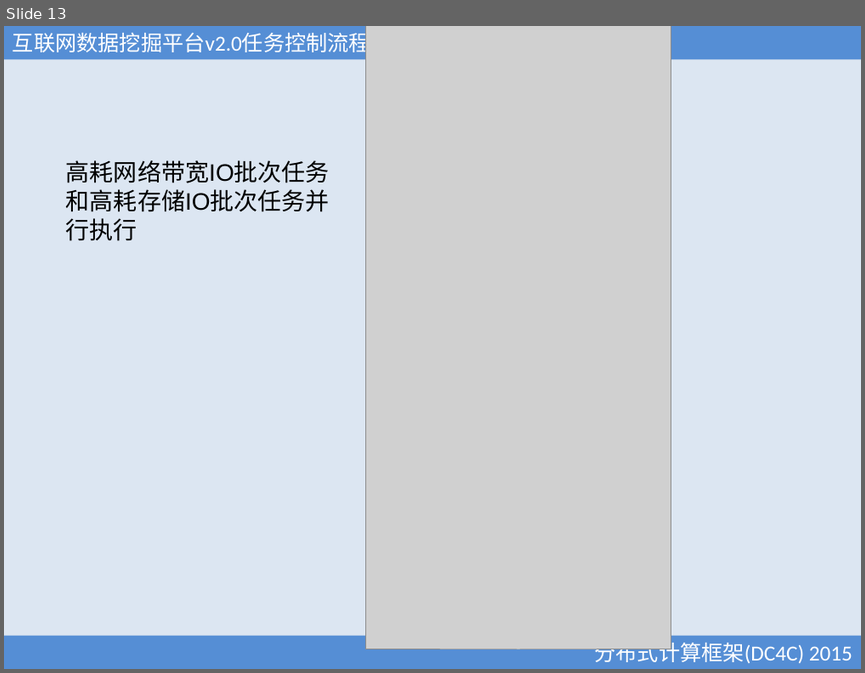
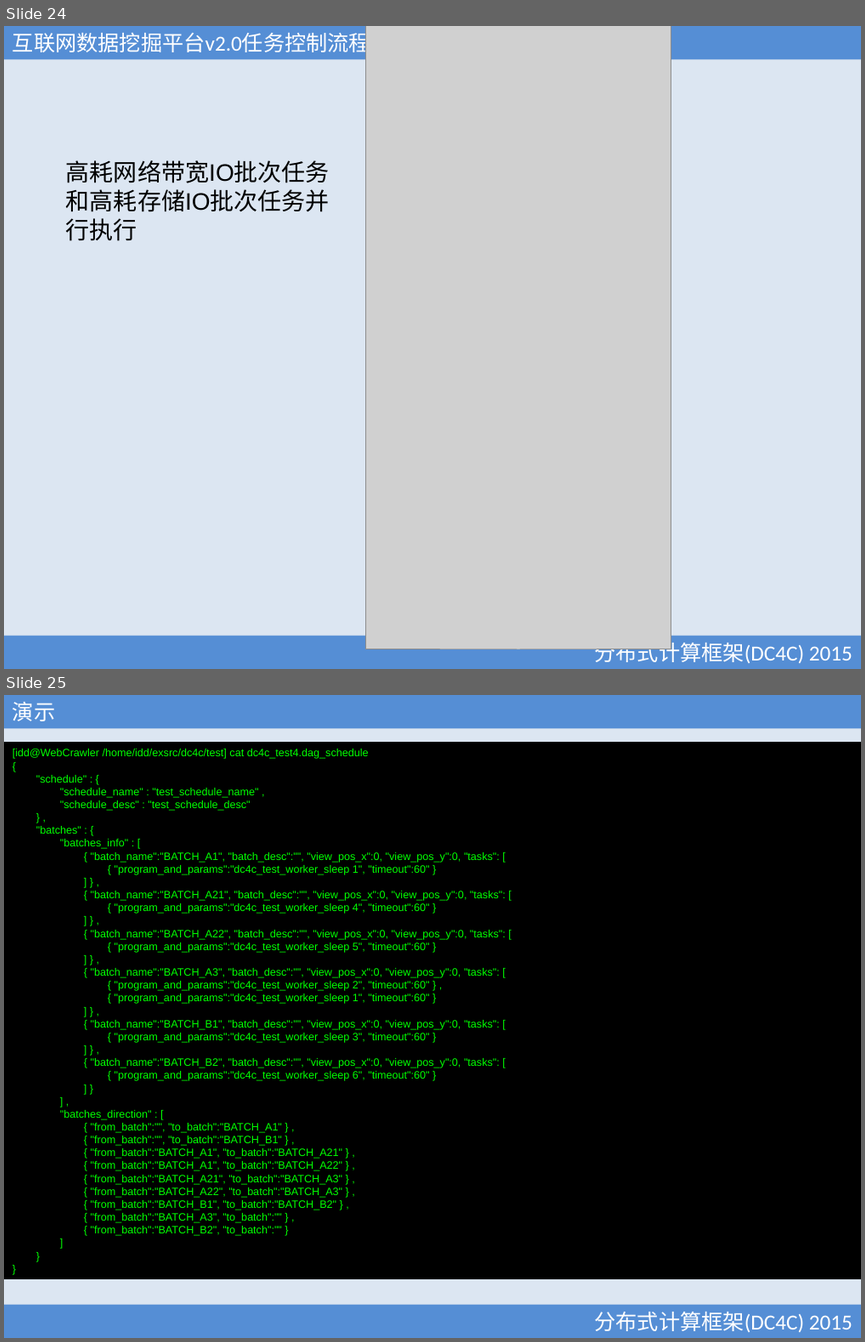
Before and after one commit to xubingyue/dc4c, a slide deck: doc/DC4C.ppt. Shown one above the other, each under a label of ours: slide 13 before the commit, slides 24 and 25 after it. The pictures are 865x673 and 865x1342 pixels, drawn with LibreOffice and Linux fonts; fonts in the diff are those of the drawing; grey boxes stand for pictures. Boxes give left, top, right and bottom in pixels: in the first picture for what was removed or moved away, otherwise in the second. Text is boxed around its words. In the diff, an @@ line names an element or a change of style, - is before the commit and + after.

```diff
--- a/doc/DC4C.ppt
+++ b/doc/DC4C.ppt
@@ slide 25 added at [4,695,861,1338], background #DCE6F2 @@
@@ rectangle added at [4,695,861,728], fill #558ED5, 18 pt, text #FFFFFF @@
+演示
@@ rectangle added at [4,742,861,1279], fill #000000, 9 pt, text #00FF00 @@
+[idd@WebCrawler /home/idd/exsrc/dc4c/test] cat dc4c_test4.dag_schedule
+{
+"schedule" : {
+"schedule_name" : "test_schedule_name" ,
+"schedule_desc" : "test_schedule_desc"
+} ,
+"batches" : {
+"batches_info" : [
+{ "batch_name":"BATCH_A1", "batch_desc":"", "view_pos_x":0, "view_pos_y":0, "tasks": [
+{ "program_and_params":"dc4c_test_worker_sleep 1", "timeout":60" }
+] } ,
+{ "batch_name":"BATCH_A21", "batch_desc":"", "view_pos_x":0, "view_pos_y":0, "tasks": [
+{ "program_and_params":"dc4c_test_worker_sleep 4", "timeout":60" }
+] } ,
+{ "batch_name":"BATCH_A22", "batch_desc":"", "view_pos_x":0, "view_pos_y":0, "tasks": [
+{ "program_and_params":"dc4c_test_worker_sleep 5", "timeout":60" }
+] } ,
+{ "batch_name":"BATCH_A3", "batch_desc":"", "view_pos_x":0, "view_pos_y":0, "tasks": [
+{ "program_and_params":"dc4c_test_worker_sleep 2", "timeout":60" } ,
+{ "program_and_params":"dc4c_test_worker_sleep 1", "timeout":60" }
+] } ,
+{ "batch_name":"BATCH_B1", "batch_desc":"", "view_pos_x":0, "view_pos_y":0, "tasks": [
+{ "program_and_params":"dc4c_test_worker_sleep 3", "timeout":60" }
+] } ,
+{ "batch_name":"BATCH_B2", "batch_desc":"", "view_pos_x":0, "view_pos_y":0, "tasks": [
+{ "program_and_params":"dc4c_test_worker_sleep 6", "timeout":60" }
+] }
+] ,
+"batches_direction" : [
+{ "from_batch":"", "to_batch":"BATCH_A1" } ,
+{ "from_batch":"", "to_batch":"BATCH_B1" } ,
+{ "from_batch":"BATCH_A1", "to_batch":"BATCH_A21" } ,
+{ "from_batch":"BATCH_A1", "to_batch":"BATCH_A22" } ,
+{ "from_batch":"BATCH_A21", "to_batch":"BATCH_A3" } ,
+{ "from_batch":"BATCH_A22", "to_batch":"BATCH_A3" } ,
+{ "from_batch":"BATCH_B1", "to_batch":"BATCH_B2" } ,
+{ "from_batch":"BATCH_A3", "to_batch":"" } ,
+{ "from_batch":"BATCH_B2", "to_batch":"" }
+]
+}
+}
@@ rectangle added at [4,1304,861,1338], fill #558ED5, 18 pt, text #FFFFFF @@
+分布式计算框架(DC4C) 2015
@@ what was slide 13 is now slide 24 @@
```
Also in this commit, not shown: 7 slides changed, 5 other slides added, 36 other files.
